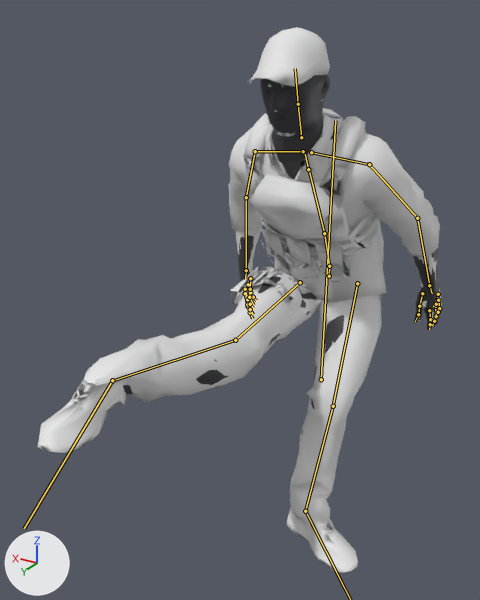
The glTF model client/public/models/character_low.glb as it was, and as the next commit left it.
Camera for both pictures: a camera (50 mm lens) standing at (-0.871, 2.051, 1.275) and looking at (0.066, 0.49, 0.494). Arrows for +X, +Y and +Z are at lower left; the lights stay in place. The older version comes first. Both versions are drawn at frame 17 of the action 'crouch_idle'; the numbers are the values there. The bones that bend it are drawn over the model as lines.

The first picture shows 'char_defender', 'char_ghost'.
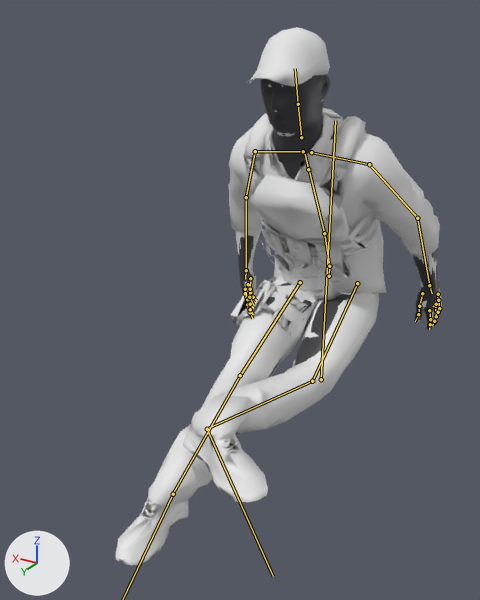
Location of each change, (x1, y1, x2, y2) in pixels of the pictures (480 x 600 px):
```json
{"object": "char_defender", "change": "posed", "before": [38, 27, 442, 572], "after": [116, 27, 442, 565], "on screen": "19% narrower"}
{"object": "char_ghost", "change": "posed", "before": [123, 74, 442, 435], "after": [235, 74, 442, 436]}
{"bone": "UpperLeg.L", "before": "(357, 283) to (333, 405)", "after": "(357, 283) to (313, 380)"}
{"bone": "LowerLeg.L", "before": "(333, 406) to (305, 510)", "after": "(312, 381) to (207, 428)"}
{"bone": "UpperLeg.R", "before": "(300, 282) to (236, 339)", "after": "(300, 282) to (240, 375)"}
{"bone": "LowerLeg.R", "before": "(235, 340) to (113, 380)", "after": "(240, 375) to (173, 493)"}
```

Scene script edits in JSON lines:
```json
{"block": "bone_upperleg_l", "where": "bone_upperleg_l = bpy.data.objects['Armature'].pose.bones['UpperLeg.L']  # child of 'Hips'"}
{"op": "set", "path": "bone_upperleg_l.rotation_quaternion", "old": "(-0.938, -0.228, 0.196, 0.174)", "new": "(-0.839, -0.408, 0.167, 0.319)", "note": "degrees (31, -17, -26) -> degrees (52, -1, -42)"}
{"block": "bone_lowerleg_l", "where": "bone_lowerleg_l = bpy.data.objects['Armature'].pose.bones['LowerLeg.L']  # child of 'UpperLeg.L'"}
{"op": "set", "path": "bone_lowerleg_l.rotation_quaternion", "old": "(0.979, -0.179, 0.028, 0.092)", "new": "(0.948, 0.108, 0.119, -0.273)", "note": "degrees (-20, 5, 10) -> degrees (8, 17, -31)"}
{"block": "bone_foot_l", "where": "bone_foot_l = bpy.data.objects['Armature'].pose.bones['Foot.L']  # child of 'LowerLeg.L'"}
{"op": "set", "path": "bone_foot_l.rotation_quaternion", "old": "(0.982, -0.049, 0.062, 0.169)", "new": "(0.626, -0.428, 0.45, 0.472)", "note": "degrees (-4, 8, 19) -> degrees (-26, 75, 54)"}
{"block": "bone_upperleg_r", "where": "bone_upperleg_r = bpy.data.objects['Armature'].pose.bones['UpperLeg.R']  # child of 'Hips'"}
{"op": "set", "path": "bone_upperleg_r.rotation_quaternion", "old": "(0.747, 0.623, 0.16, -0.169)", "new": "(0.846, 0.483, 0.176, -0.143)", "note": "degrees (79, 27, -3) -> degrees (58, 26, -5)"}
{"block": "bone_lowerleg_r", "where": "bone_lowerleg_r = bpy.data.objects['Armature'].pose.bones['LowerLeg.R']  # child of 'UpperLeg.R'"}
{"op": "set", "path": "bone_lowerleg_r.rotation_quaternion", "old": "(0.963, 0.126, 0.187, -0.151)", "new": "(0.976, -0.186, 0.056, -0.096)", "note": "degrees (12, 23, -15) -> degrees (-22, 4, -12)"}
{"block": "bone_foot_r", "where": "bone_foot_r = bpy.data.objects['Armature'].pose.bones['Foot.R']  # child of 'LowerLeg.R'"}
{"op": "set", "path": "bone_foot_r.rotation_quaternion", "old": "(0.617, -0.751, -0.057, 0.23)", "new": "(0.919, -0.366, 0.034, 0.142)", "note": "degrees (-98, 16, 23) -> degrees (-42, 10, 14)"}
```
